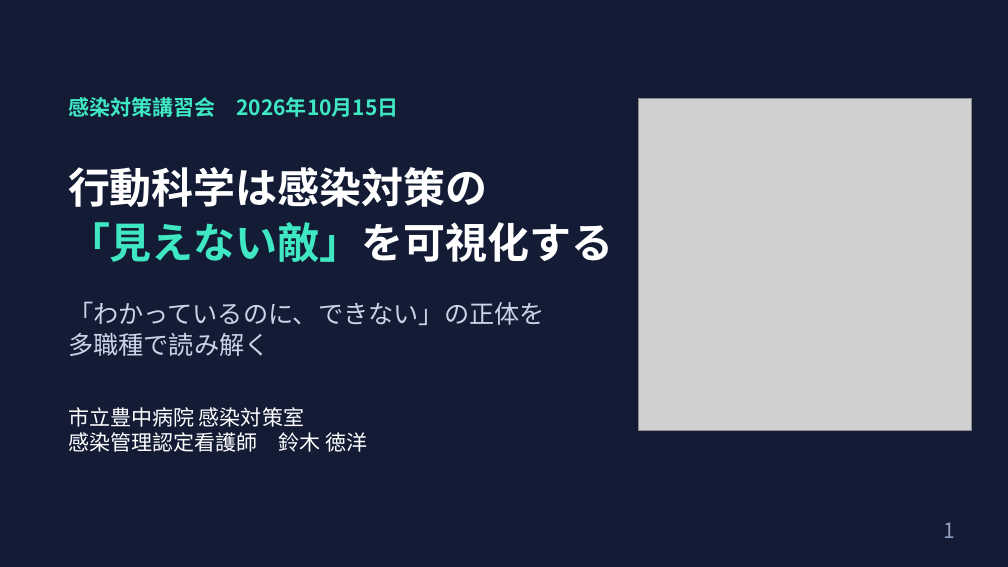
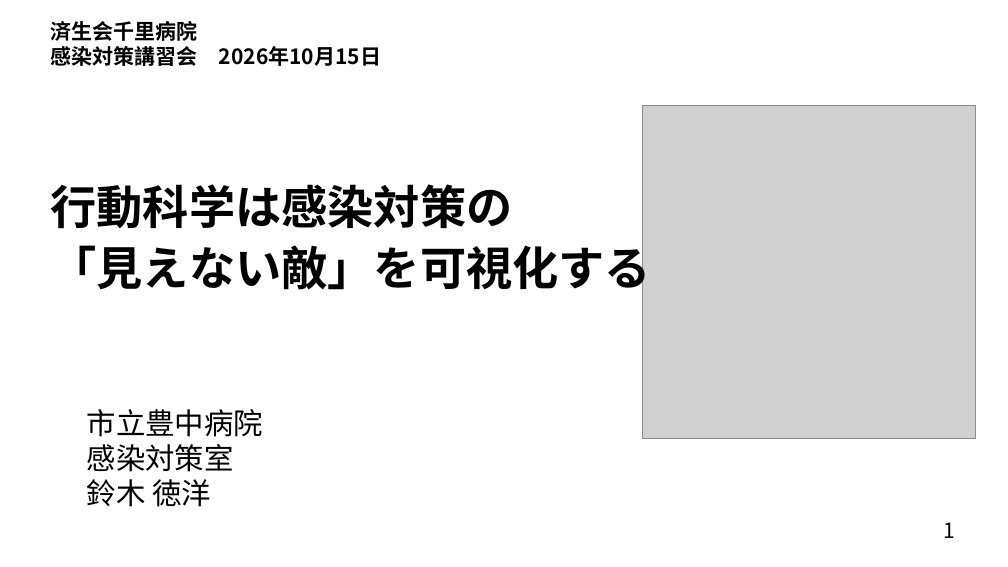
Before and after one commit to nsuzuki88-bit/my-web, a slide deck: slide 1 of lectures/behavioral-science-invisible-enemy/行動科学は感染対策の見えない敵を可視化する.pptx. Drawn at 1008x567 pixels with LibreOffice and Linux fonts; fonts in the diff are those of the drawing; grey boxes stand for pictures. Boxes give left, top, right and bottom in pixels: in the first picture for what was removed or moved away, otherwise in the second. Text is boxed around its words. In the diff, an @@ line names an element or a change of style, - is before the commit and + after.

```diff
--- a/lectures/behavioral-science-invisible-enemy/行動科学は感染対策の見えない敵を可視化する.pptx
+++ b/lectures/behavioral-science-invisible-enemy/行動科学は感染対策の見えない敵を可視化する.pptx
@@ background #131B35 to #FFFFFF @@
@@ text at box(51, 21, 381, 66): text changed; text colour #3FE8C2 to #000000 @@
-感染対策講習会 2026年10月15日
+済生会千里病院
+感染対策講習会 2026年10月15日
@@ picture: place and size @@
-picture at box(639, 98, 972, 431)
+picture at box(643, 106, 975, 439)
@@ text "行動科学は感染対策の": place and size @@
-text "行動科学は感染対策の" at box(68, 167, 613, 262)
+text "行動科学は感染対策の" at box(51, 184, 652, 297)
@@ text "行動科学は感染対策の" at box(51, 184, 652, 297): size 40 to 44 pt; text colour #FFFFFF to #000000 in "行動科学は感染対策の", "「見えない敵」を可視化する"; text colour #3FE8C2 to #000000 in "「見えない敵」を可視化する" @@
@@ text removed at box(68, 301, 545, 356) @@
-「わかっているのに、できない」の正体を
-多職種で読み解く
@@ text at box(87, 409, 263, 507): text changed; size 20 to 28 pt; text colour #FFFFFF to #000000 @@
-市立豊中病院 感染対策室
-感染管理認定看護師 鈴木 徳洋
+市立豊中病院
+感染対策室
+鈴木 徳洋
@@ page number at box(943, 522, 955, 538): text colour #8FA0C0 to #000000 @@
```
Also in this commit, not shown: 17 other slides changed, 5 slides added, 6 slides removed, 6 other files.
